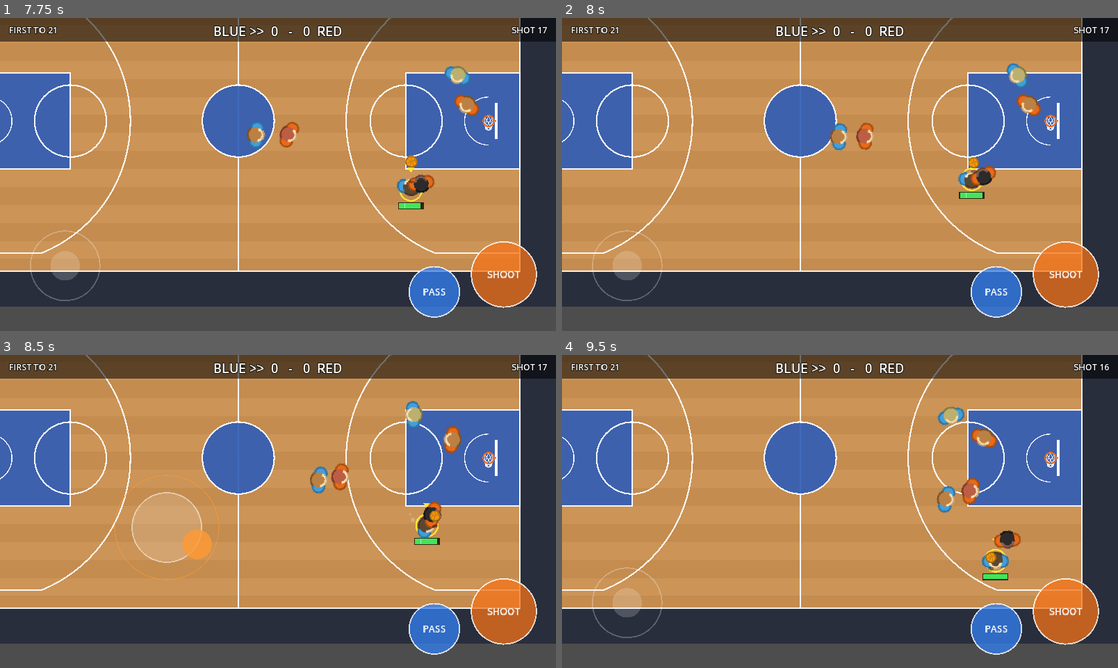
Above: before the commit, frames 1-4 (two rows, left to right).
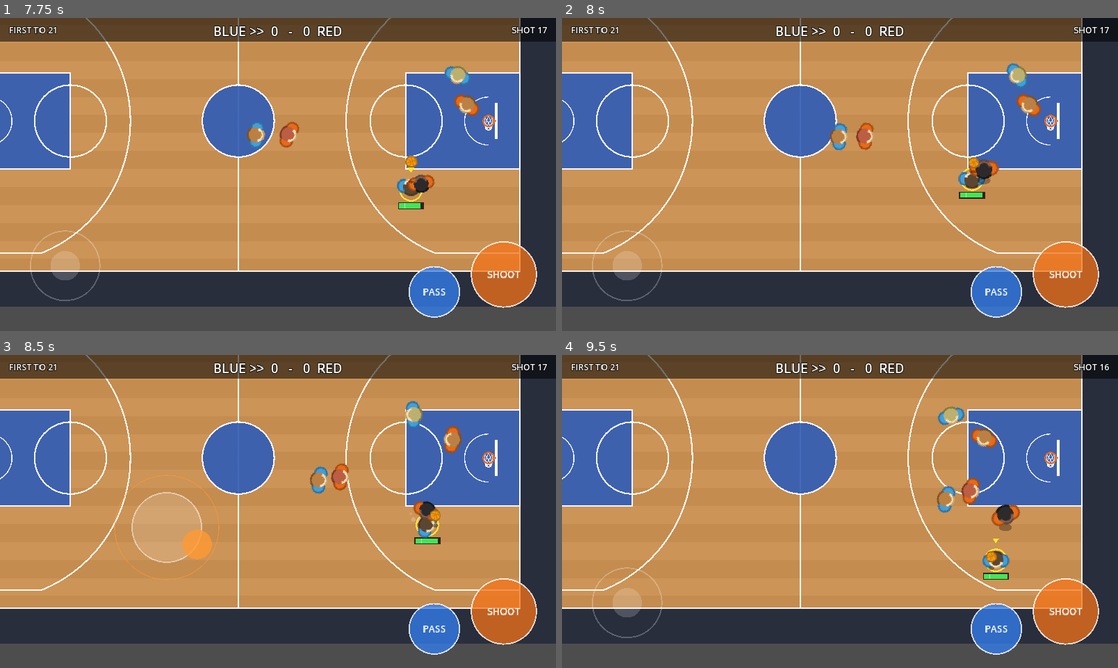
Above: after the commit, the same moments.

Repository: Kirmalo/road-trip-hoops
Game: Godot game, scene res://main.tscn
The game is run twice, just before and just after one commit, with the same random seed, the same clock (stepped at 60 frames per second) and the same inputs.
Inputs (mouse positions are in pixels of both pictures, inside the frame that each line leads up to):
- Up to frame 1 (7.75 s): click "EASY" at 0.5 s; tap Enter at 1.25, 2.85 s; move the mouse to (400, 158) at 1.27 s; hold D 1.28-2 s; tap J at 1.35 s; click (400, 158) at 1.42 s; tap Space at 1.52, 4.52, 7.52 s; drag from (166, 190) to (250, 237) at 2.02 s; move the mouse to (333, 105) at 2.77 s; hold D 2.78-3.5 s; drag from (250, 237) to (111, 127) at 3.52 s; move the mouse to (444, 221) at 4.27 s; hold A 4.28-5 s; hold Shift 4.28-5 s; drag from (111, 127) to (194, 96) at 5.02 s; move the mouse to (305, 174) at 5.77 s; hold S 5.78-6.5 s; tap K at 5.85 s; click (305, 174) at 5.92 s; drag from (194, 96) to (166, 190) at 6.52 s; move the mouse to (400, 158) at 7.27 s; hold W from 7.28 s (still down); tap Keypad Enter at 7.35 s
- Up to frame 2 (8 s): keep holding W
- Up to frame 3 (8.5 s): release W at 8 s; drag from (166, 527) to (250, 574) at 8.02 s
- Up to frame 4 (9.5 s): move the mouse to (895, 442) at 8.77 s; hold S from 8.78 s (still down); tap J at 8.85 s

Frame 1 is identical in both runs. In frame 2, 0.3% of the frame differs, in the area x 49-86%, y 16-58%; in frame 3, 0.3%; in frame 4, 0.7%, in the area x 67-83%, y 17-72%.

Commit message:
P3-12: Phase 3 QA report; fewer CPU lobs, Easy/Normal bite on fakes more
CPU_LOB_CHANCE 0.18 -> 0.15 (lobs 4.5 -> 3.5 per game to 21).
fake_bite Normal x1.25 -> x1.4, Easy x1.5 -> x1.8 (the slower jump
reaction had cancelled the extra bites; now Hard 42%, Normal 54%, Easy 59%).

Co-Authored-By: Claude Opus 5.5 <noreply@anthropic.com>
Claude-Session: https://claude.ai/code/session_01K8WPuYbTD1xrCASynmgFd3

Diff:
--- a/scripts/difficulty.gd
+++ b/scripts/difficulty.gd
@@ -49,7 +49,7 @@
 		"lob_jump_chance": ["mul", 0.9],
 		"poke_chance": ["mul", 0.9],
 		"poke_on_time": ["mul", 0.75],       # fewer pokes timed on the floor touch
-		"fake_bite": ["mul", 1.25],          # bites on pump fakes more
+		"fake_bite": ["mul", 1.4],           # bites on pump fakes more (P3-12: was 1.25; the slower jump_react cancelled it)
 		"help_side": ["mul", 0.75],          # less help defense
 		"speed_mult": ["mul", 1.0],          # owner Q6: less sharp, not slower (Hard on every level)
 		"stamina_drain": ["mul", 1.0],
@@ -66,7 +66,7 @@
 		"lob_jump_chance": ["mul", 0.8],
 		"poke_chance": ["mul", 0.8],
 		"poke_on_time": ["mul", 0.55],
-		"fake_bite": ["mul", 1.5],
+		"fake_bite": ["mul", 1.8],
 		"help_side": ["mul", 0.5],
 		"speed_mult": ["mul", 1.0],
 		"stamina_drain": ["mul", 1.0],
--- a/scripts/player.gd
+++ b/scripts/player.gd
@@ -236,7 +236,7 @@
 const CPU_CUT_TIME := 1.5         # seconds a cut lasts (alley_cut stays on; P2-10 cuts get the same)
 const CPU_CUT_MIN_FT := 14.0      # a cut starts at least this far from the rim (time to throw the lob)
 const CPU_CUT_MAN_FT := 3.0       # ... and only if my man isn't this close (tight on me: no back-door)
-const CPU_LOB_CHANCE := 0.18      # CPU handler: chance per decision to lob to a teammate the lob rule allows (P2-13: was 0.25)
+const CPU_LOB_CHANCE := 0.15      # CPU handler: chance per decision to lob to a teammate the lob rule allows (P2-13: was 0.25; P3-12: 0.18)
 const CPU_LOB_READ_FT := 10.0     # CPU defenders this close to the receiver or the rim read a lob in the air ...
 const CPU_LOB_JUMP_CHANCE := 0.45 # ... and jump to block the dunk with this chance (x CPU_LOB_RATING_SPAN)
 const CPU_LOB_RATING_SPAN := 0.3  # that chance x(1 -/+ this) across block ratings 0..100
Not shown, added: docs/qa/phase3.md
